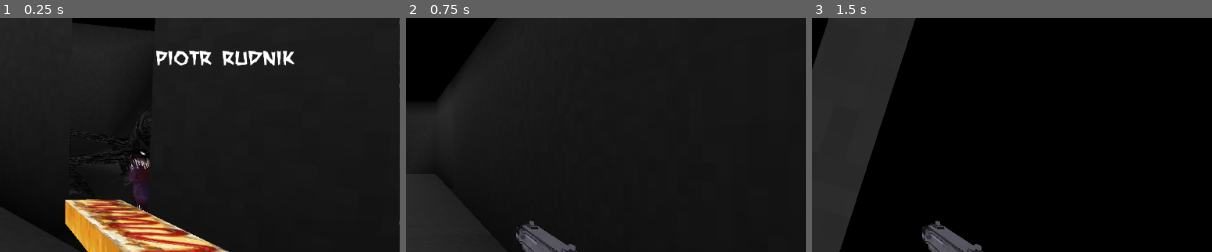
Above: before the commit, frames 1-3 (left to right).
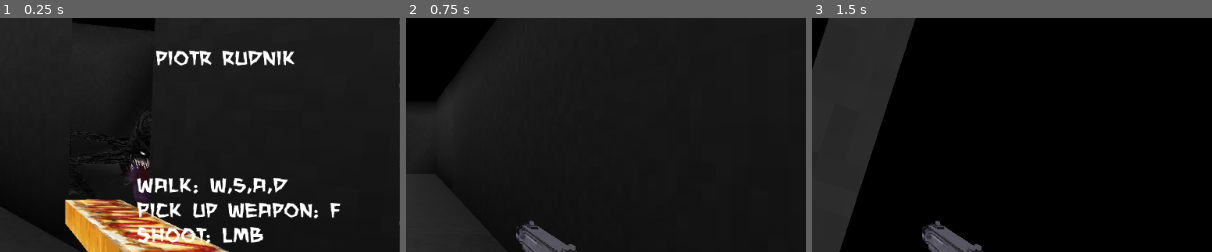
Above: after the commit, the same moments.

Repository: piotr-rudnik/spookt
Game: Godot game, scene res://scenes/MainMenu.tscn
The game is run twice, just before and just after one commit, with the same random seed, the same clock (stepped at 60 frames per second) and the same inputs.
Inputs (mouse positions are % of the whole screen's width and height, from its top left):
- Up to frame 1 (0.25 s): no input
- Up to frame 2 (0.75 s): click "Start" at 0.5 s
- Up to frame 3 (1.5 s): tap Enter at 1.25 s; move the mouse to (72, 45) at 1.27 s; hold D (ui_right) from 1.28 s (still down)
The pictures show only the part of the screen within x 50-100%, y 24-74%; the shares and areas given below are measured in that part.

The runs differ from the first frame. In frame 1, 4.1% of the frame differs, in the area x 34-86%, y 68-97%; in frame 2, nothing differs; in frame 3, nothing differs.

Commit message:
Whatever

Diff:
--- a/scenes/MainMenu.tscn
+++ b/scenes/MainMenu.tscn
@@ -74,7 +74,7 @@
 "_edit_use_anchors_": false
 }
 
-[node name="the_game2" type="Label" parent="Viewport"]
+[node name="credits" type="Label" parent="Viewport"]
 margin_left = 710.58
 margin_top = 50.1096
 margin_right = 979.58
@@ -89,4 +89,17 @@
 __meta__ = {
 "_edit_use_anchors_": false
 }
+
+[node name="credits2" type="Label" parent="Viewport"]
+margin_left = 687.0
+margin_top = 341.0
+margin_right = 994.0
+margin_bottom = 726.0
+custom_fonts/font = SubResource( 5 )
+text = "Walk: w,s,a,d
+Pick up weapon: f
+Shoot: LMB"
+__meta__ = {
+"_edit_use_anchors_": false
+}
 [connection signal="pressed" from="Viewport/start_button" to="Viewport/start_button" method="_on_Button_pressed"]
Not shown, changed: models/eyestone.glb.import
Not shown, changed: models/malk.glb.import
